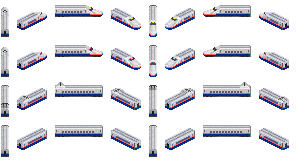
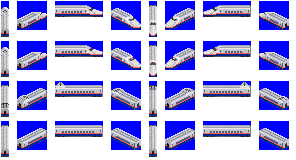
Before/after of a (296, 160) layered artwork. What changed in the layer stack:
showed "Background copy" over [1, 1, 289, 150]
